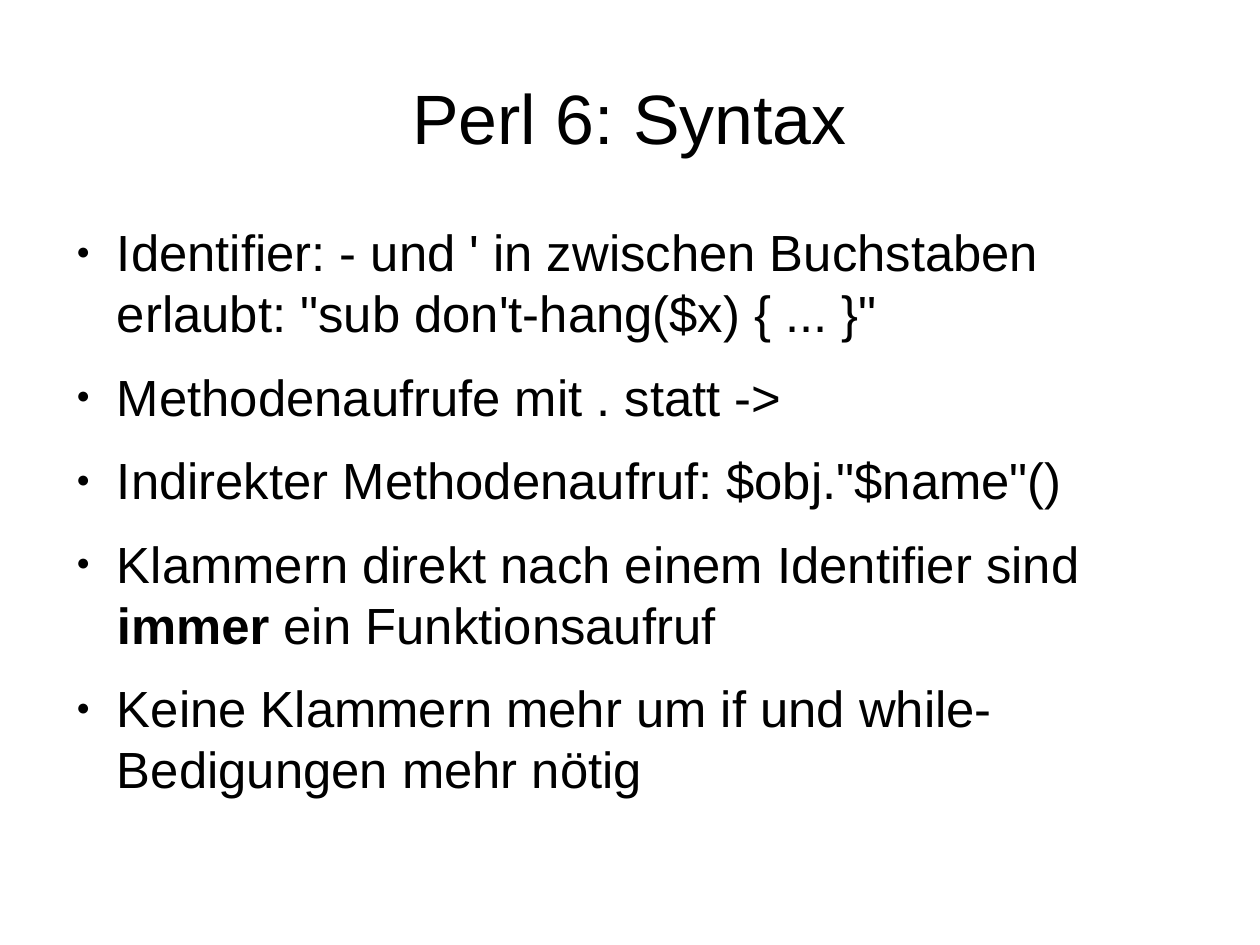
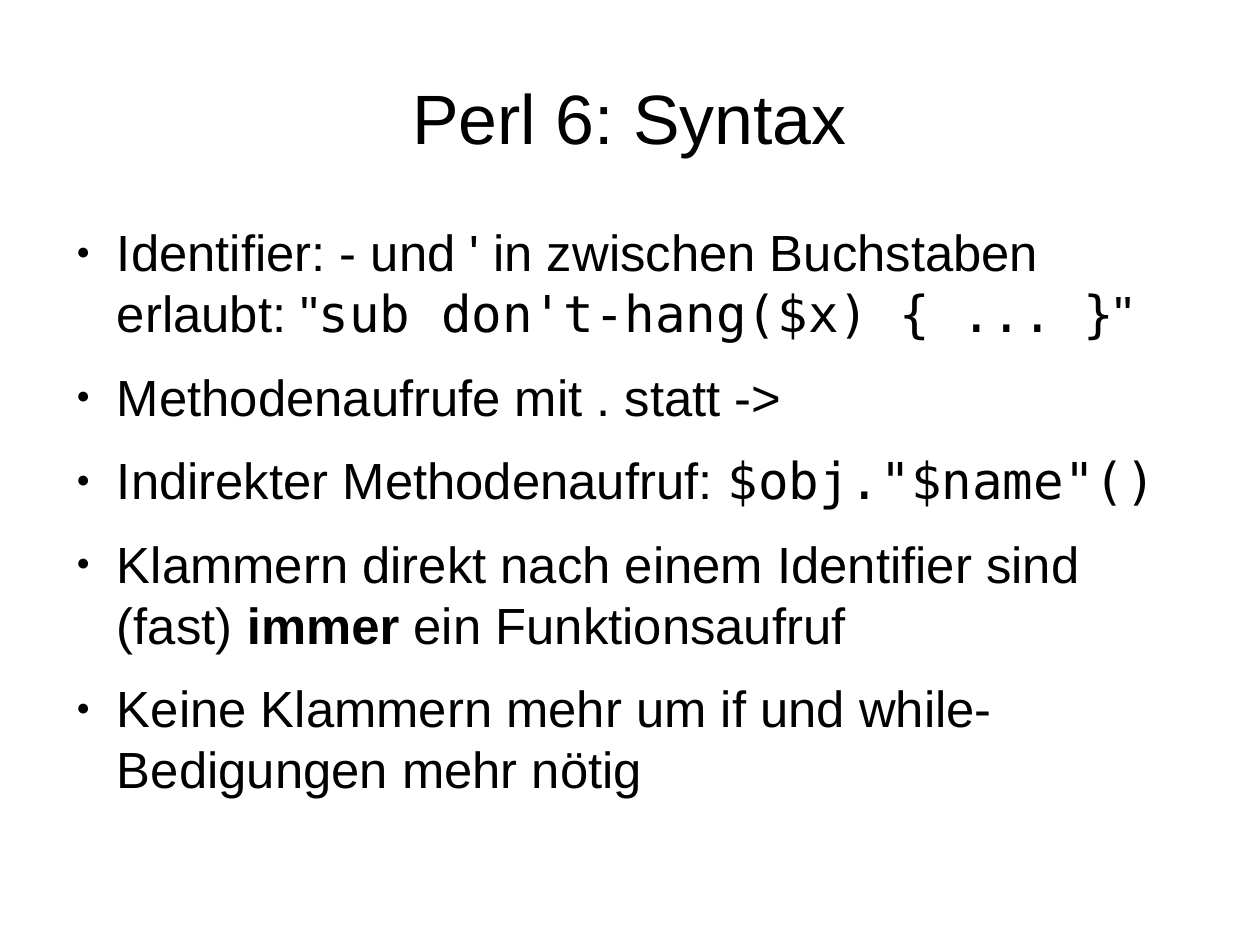
Before and after one commit to moritz/perl6-training-de, a slide deck: slide 9 of schulung.odp (slide 8 before the commit). Drawn at 1260x945 pixels with LibreOffice and Linux fonts; fonts in the diff are those of the drawing. Boxes give left, top, right and bottom in pixels: in the first picture for what was removed or moved away, otherwise in the second. Text is boxed around its words. In the diff, an @@ line names an element or a change of style, - is before the commit and + after.

```diff
--- a/schulung.odp
+++ b/schulung.odp
@@ text at <box>117,234,1156,510</box>: font Arial to DejaVu Sans Mono in ""sub don't-hang($x) { ... }"", "$obj."$name"()" @@
@@ text at <box>117,546,1079,654</box>: text changed @@
-● Klammern direkt nach einem Identifier sind immer ein Funktionsaufruf
+● Klammern direkt nach einem Identifier sind (fast) immer ein Funktionsaufruf
```
Also in this commit, not shown: 1 other slide changed, 14 slides added, 3 other files.
